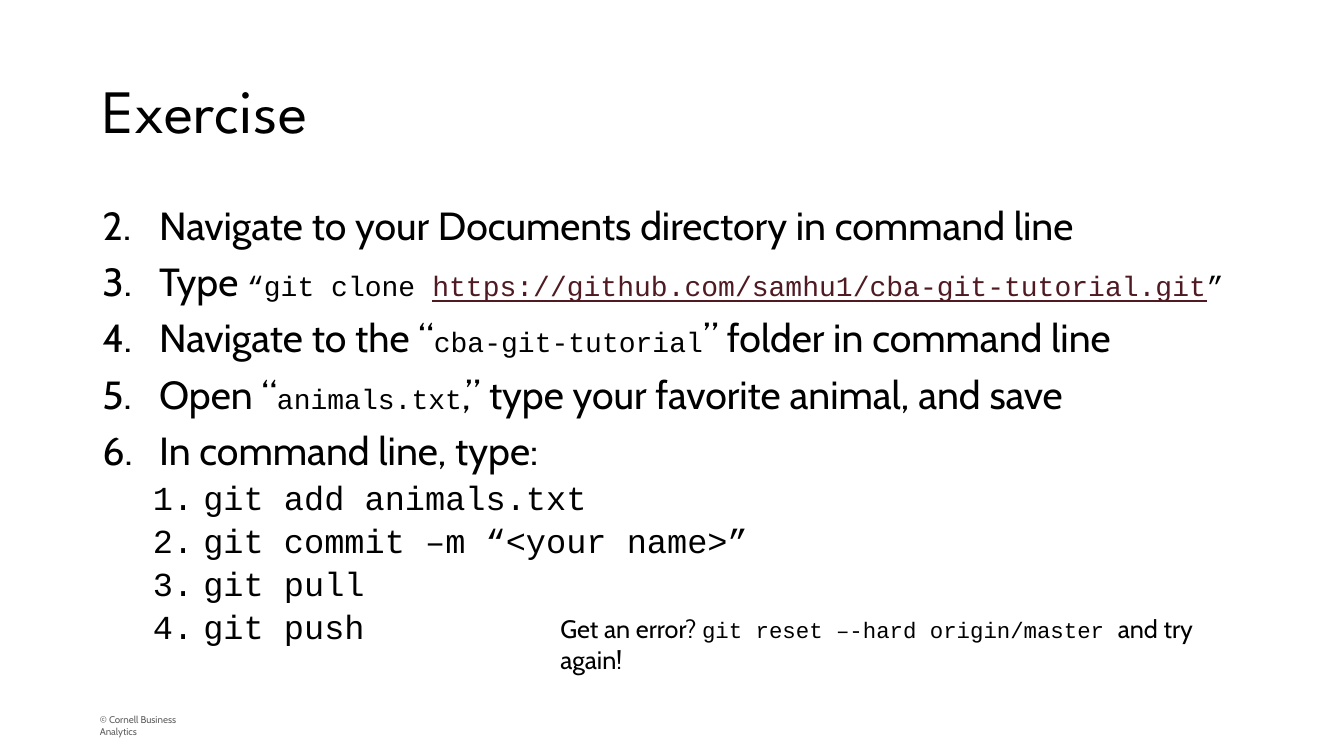
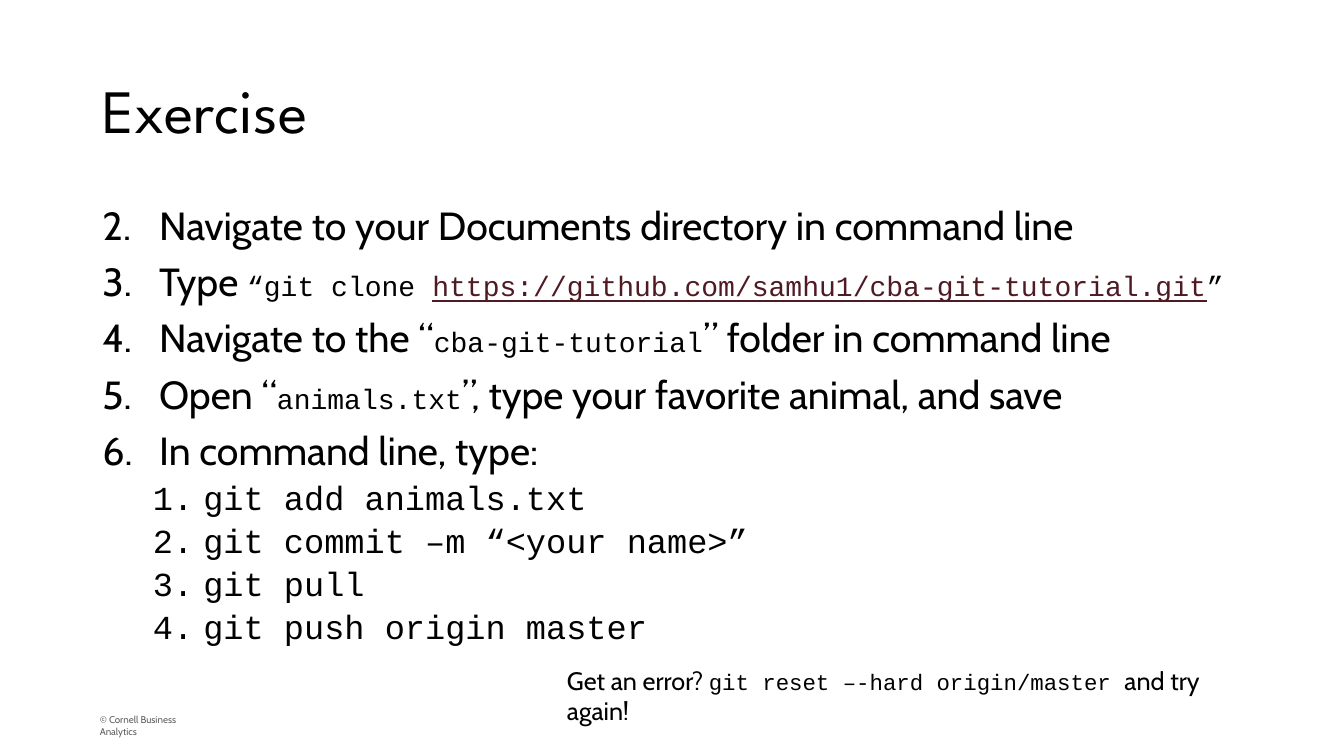
Before and after one commit to sam-hu/cba-git-tutorial, a slide deck: slide 16 of git.pptx (slide 14 before the commit). Drawn at 1344x756 pixels with LibreOffice and Linux fonts; fonts in the diff are those of the drawing; background and template pictures are left out. Boxes give left, top, right and bottom in pixels: in the first picture for what was removed or moved away, otherwise in the second. Text is boxed around its words. In the diff, an @@ line names an element or a change of style, - is before the commit and + after.

```diff
--- a/git.pptx
+++ b/git.pptx
@@ text at (159,379,1062,418): text changed @@
-5. Open “animals.txt,” type your favorite animal, and save
+5. Open “animals.txt”, type your favorite animal, and save
@@ text at (203,615,647,646): text changed @@
-  4. git push
+  4. git push origin master
@@ text "Get an error? git reset ...": place and size @@
-text "Get an error? git reset ..." at (560,619,1193,644)
+text "Get an error? git reset ..." at (567,671,1199,696)
```
Also in this commit, not shown: 5 other slides changed, 3 slides added.
